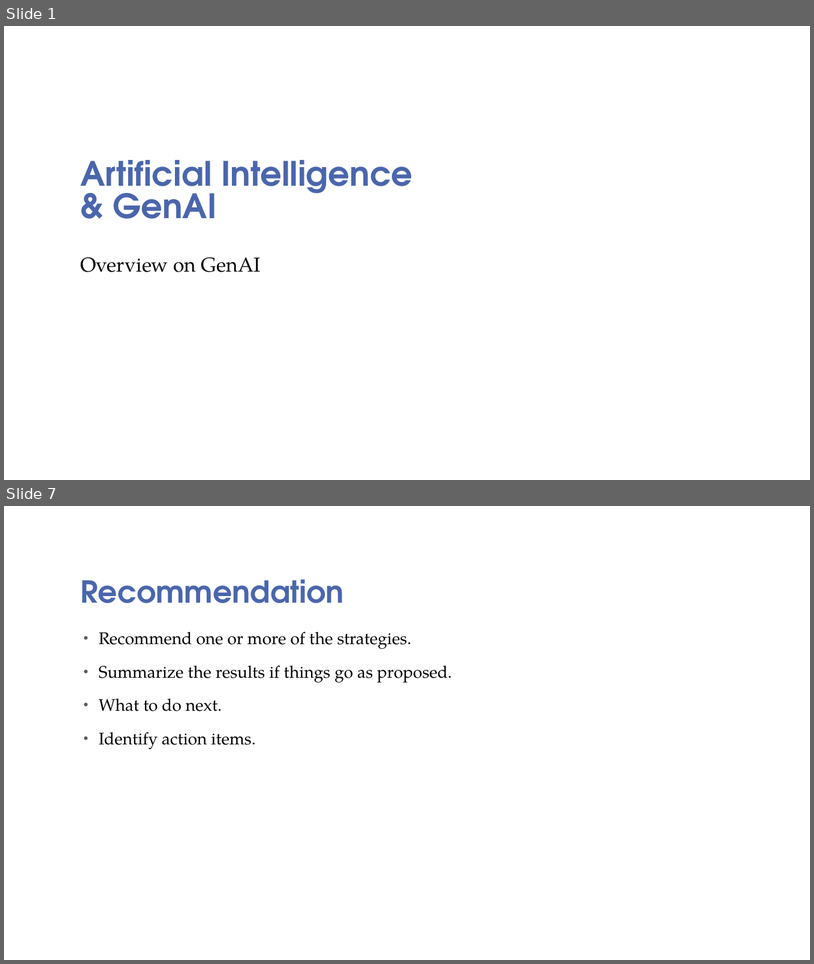
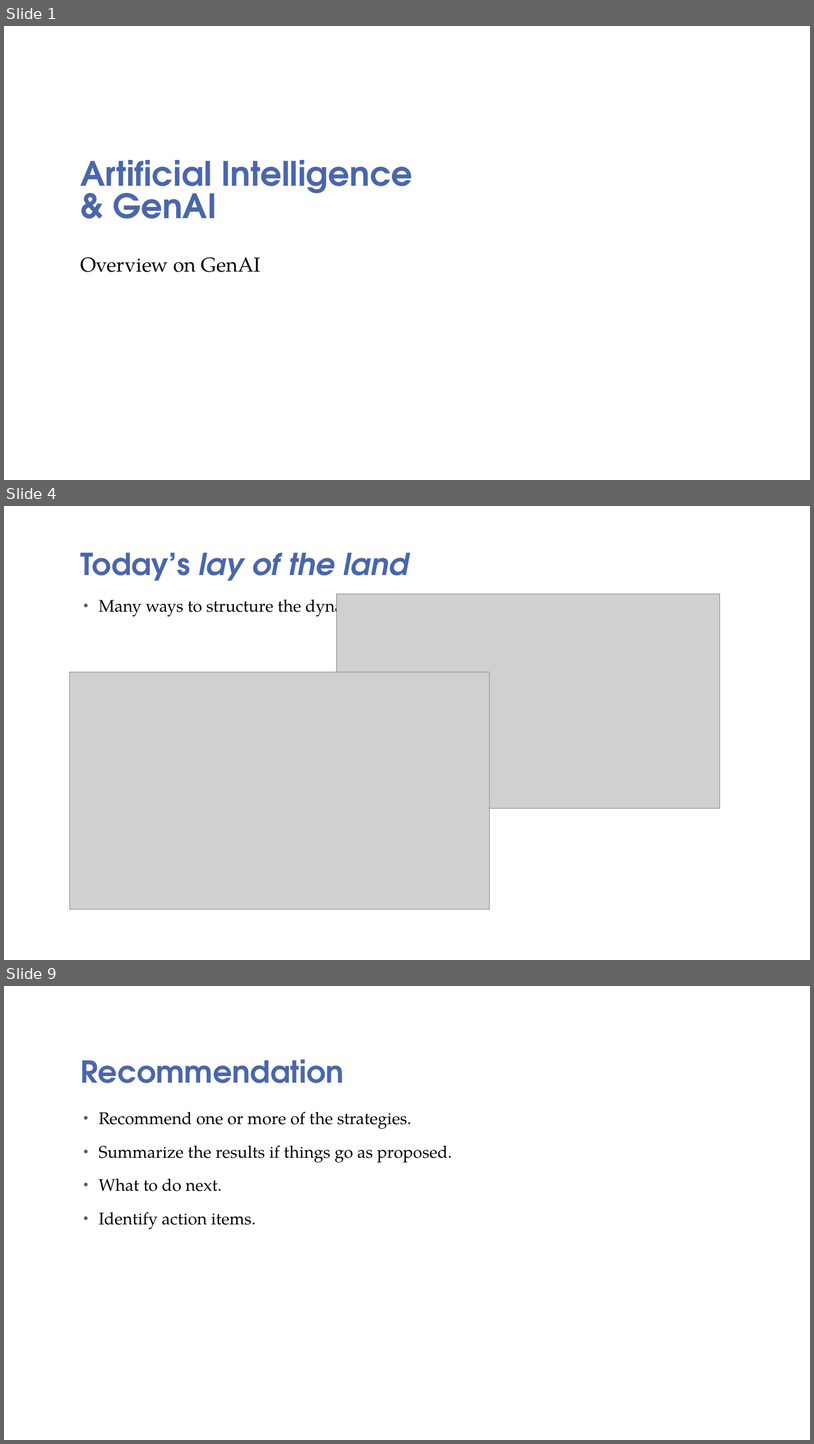
Before and after one commit to sswamyn/aiml_notes, a slide deck: AI_ML-GenAI-an-Overview-Q12024.pptx. Shown one above the other, each under a label of ours: slides 1 and 7 before the commit, slides 1, 4 and 9 after it; the slides between them are not shown. The pictures are 814x964 and 814x1444 pixels, drawn with LibreOffice and Linux fonts; fonts in the diff are those of the drawing; grey boxes stand for pictures; background and template pictures are left out. Boxes give left, top, right and bottom in pixels: in the first picture for what was removed or moved away, otherwise in the second. Text is boxed around its words. In the diff, an @@ line names an element or a change of style, - is before the commit and + after.

```diff
--- a/AI_ML-GenAI-an-Overview-Q12024.pptx
+++ b/AI_ML-GenAI-an-Overview-Q12024.pptx
@@ slide 4 added at box(4, 506, 810, 960), background picture (left out) @@
@@ title added at box(81, 552, 409, 581), 36 pt, text #4A66AC, bold, italic @@
+Today’s lay of the land
@@ text added at box(99, 594, 485, 618), 20 pt, text #000000 @@
+• Many ways to structure the dynamic field of AI/ML
@@ picture added at box(337, 594, 720, 808) @@
@@ picture added at box(69, 672, 489, 909) @@
@@ what was slide 7 is now slide 9 @@
```
Also in this commit, not shown: 2 slides changed, 7 other slides added, 3 slides removed, 4 other files.
